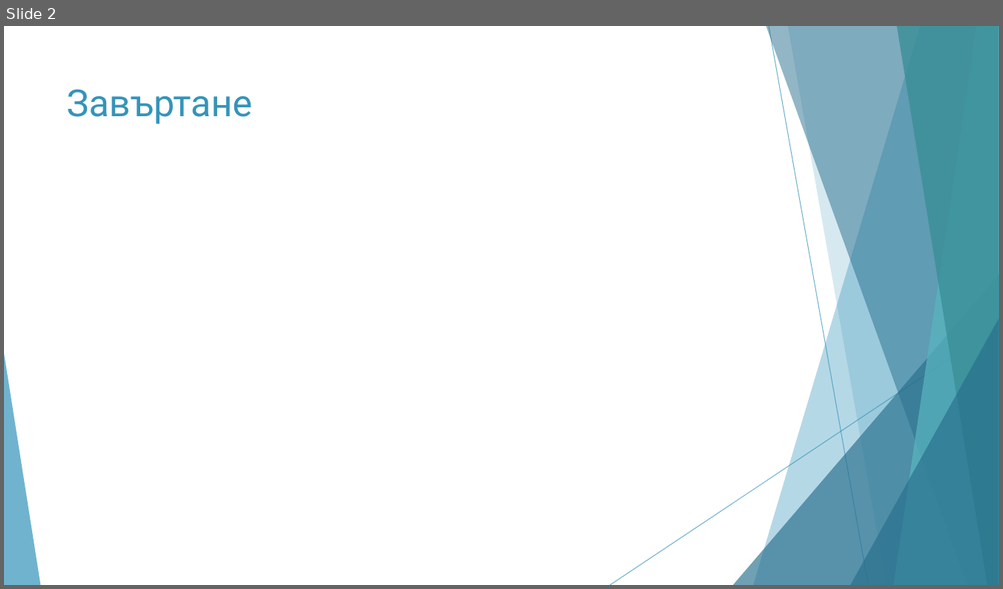
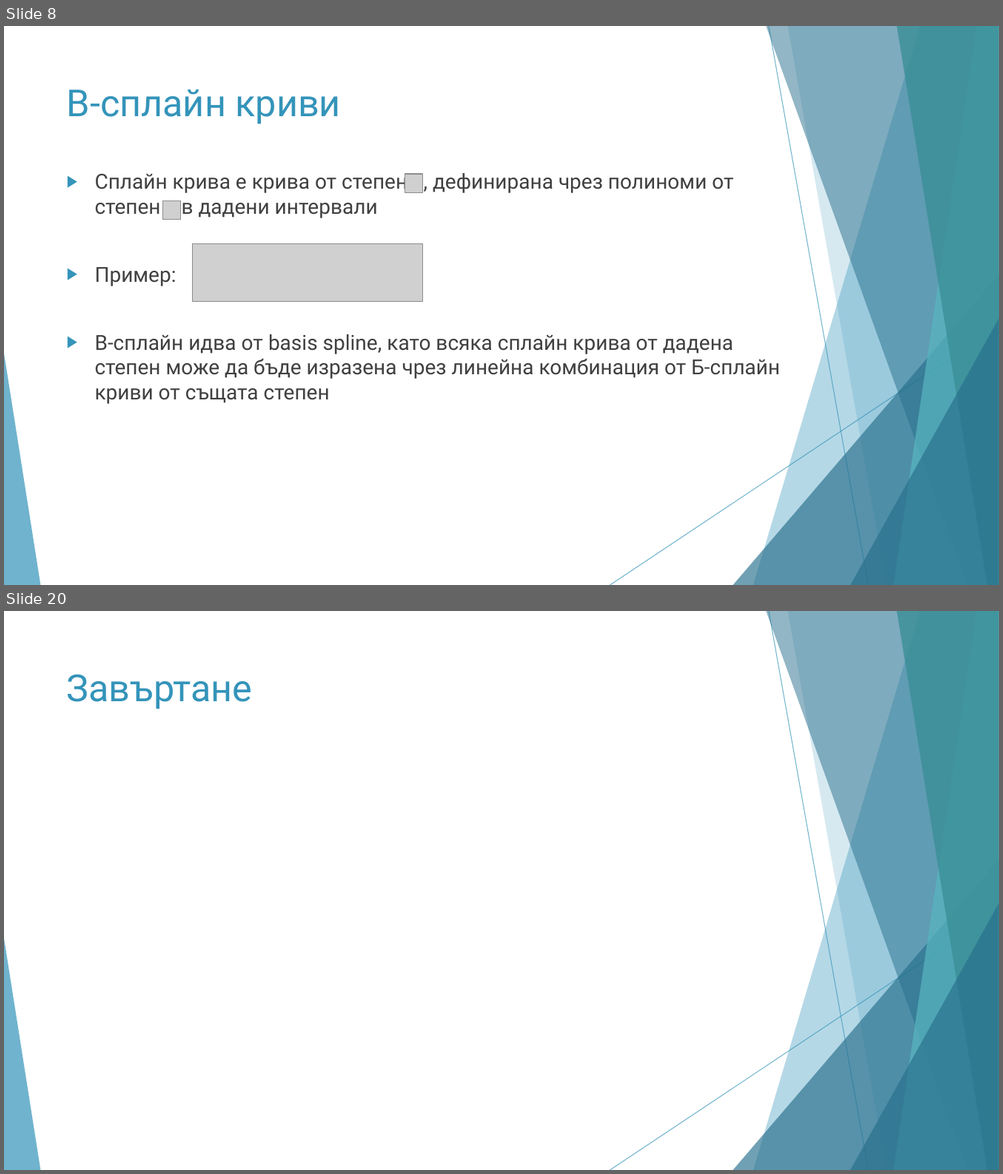
Before and after one commit to todorzhelev/STS, a slide deck: presentation/PresentationFinal.pptx. Shown one above the other, each under a label of ours: slide 2 before the commit, slides 8 and 20 after it; the slides between them are not shown. The pictures are 1003x589 and 1003x1174 pixels, drawn with LibreOffice and Linux fonts; fonts in the diff are those of the drawing; grey boxes stand for pictures. Boxes give left, top, right and bottom in pixels: in the first picture for what was removed or moved away, otherwise in the second. Text is boxed around its words. In the diff, an @@ line names an element or a change of style, - is before the commit and + after.

```diff
--- a/presentation/PresentationFinal.pptx
+++ b/presentation/PresentationFinal.pptx
@@ slide 8 added at <box>4,26,999,585</box>, background #FFFFFF; not listed: 10 template elements that a slide beside it also shows @@
@@ title added at <box>67,89,341,124</box>, 36 pt, text #3494BA @@
+B-сплайн криви
@@ text added at <box>95,173,780,404</box>, 20 pt, text #404040 @@
+▶ Сплайн крива е крива от степен , дефинирана чрез полиноми от степен в дадени интервали
+▶ Пример:
+▶ B-сплайн идва от basis spline, като всяка сплайн крива от дадена степен може да бъде изразена чрез линейна комбинация от Б-сплайн криви от същата степен
@@ picture added at <box>404,174,422,192</box> @@
@@ picture added at <box>163,201,180,220</box> @@
@@ picture added at <box>192,244,423,301</box> @@
@@ what was slide 2 is now slide 20 @@
```
Also in this commit, not shown: 1 slide changed, 18 other slides added.
